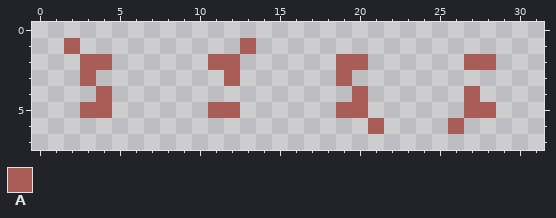
Pixel-art sprite, stored at src/Sor/SorDk/Data/sprites/nrg.png. The picture above was drawn from the file before the commit.
Rulers count pixels.
Palette (. is transparent): A #aa5c56
And afterwards:
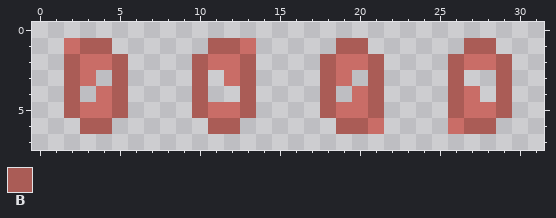
Colours new in this view: B #aa5c56
What changed:
file 64x16 -> 32x8 pixels (blocks of 2x2 -> 1x1; one block is one cell here)
Colour A changes from #aa5c56 to #c96d67.
The edit adds colour B in row 1 at x 3 to 4, 11 to 12, 19 to 20 and 27 to 28; in rows 2 to 5 at x 2, 5, 10, 13, 18, 21, 26 and 29; in row 6 at x 3 to 4, 11 to 12, 19 to 20 and 27 to 28.
